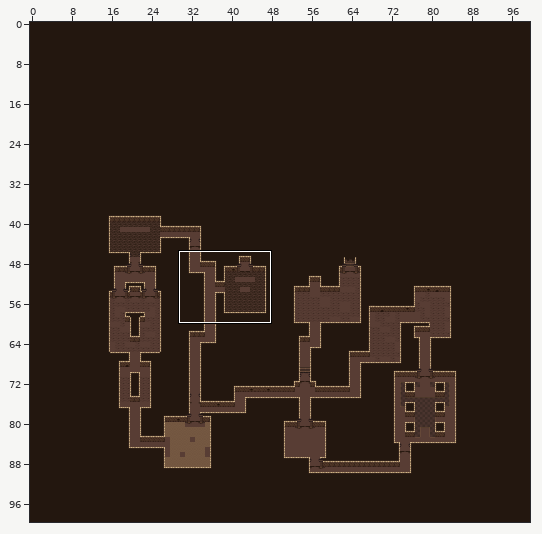
One commit to this Tiled map: android/assets/levels/level_1_2.tmx. Above, an overview of the earlier version with the close-up marked.
Close-up. First the earlier version:
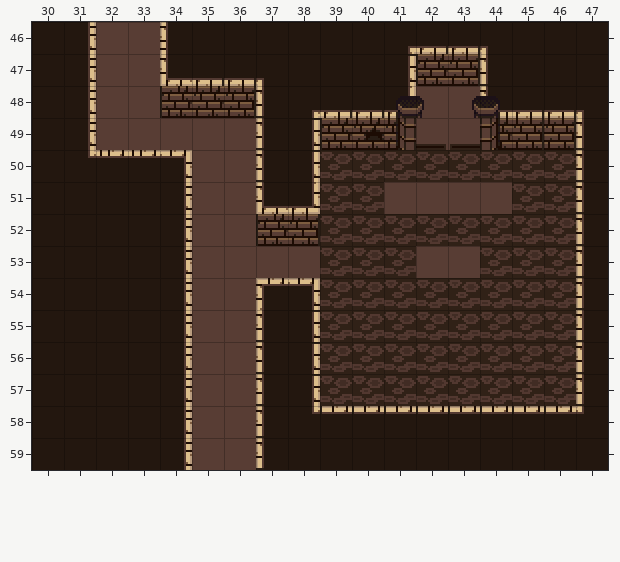
Cells are 16x16 px. Shown: x 30..47, y 46..59. The commit also changed other parts of the map, which this record leaves out.
New version:
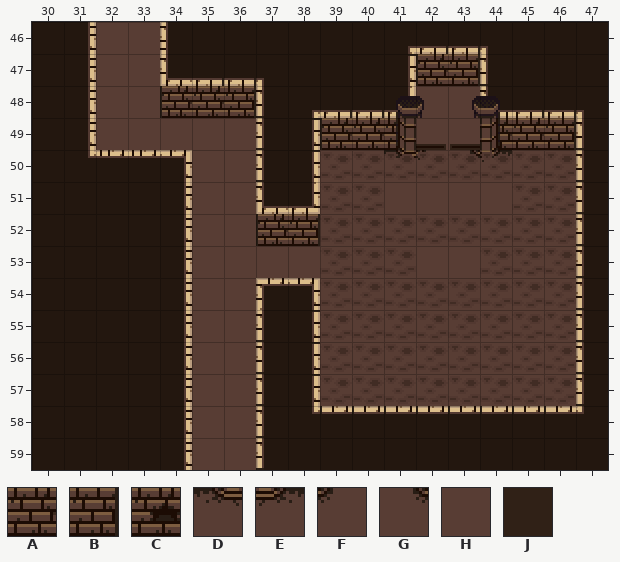
Key: from "PixelDungeonTileset": A 11, B 12, C 21, D 33, E 33 flipped left-right, F 34, G 34 flipped left-right, H 42, J 61.
_ is an empty cell.
Tiles replaced or removed in this view: B, C, J.
From old to new:
Changed rows in their new state; . is an unchanged cell.
Layer "floor":
first column x 39:
50 HHDFGEHH
51 HH....HH
52 HHHHHHHH
53 HHH..HHH
54 HHHHHHHH
55 HHHHHHHH
56 HHHHHHHH
57 HHHHHHHH
Layer "walls":
first column x 40:
49 A....A
Layer "wallTop1":
first column x 40:
49 _
Pixel boxes of the changes (left, top, right, bottom) in both close-ups:
changed: (320, 118, 576, 406)
